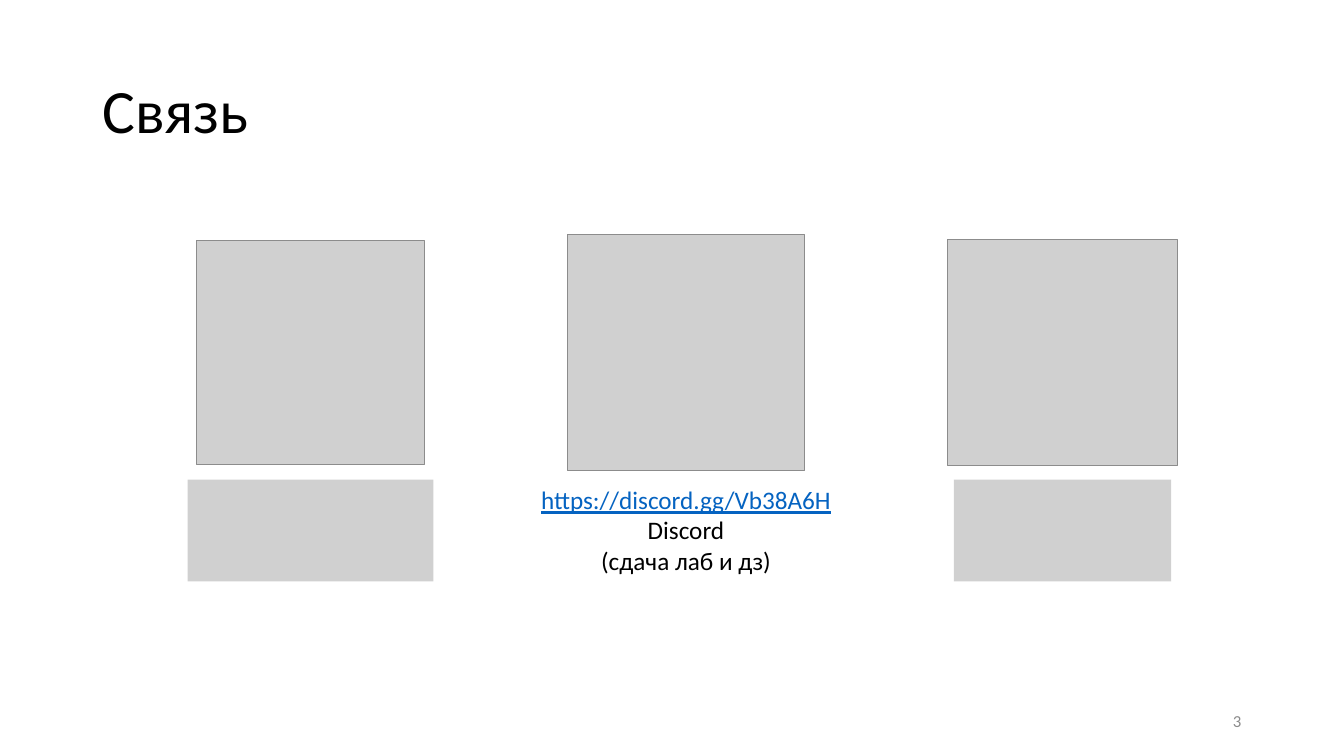
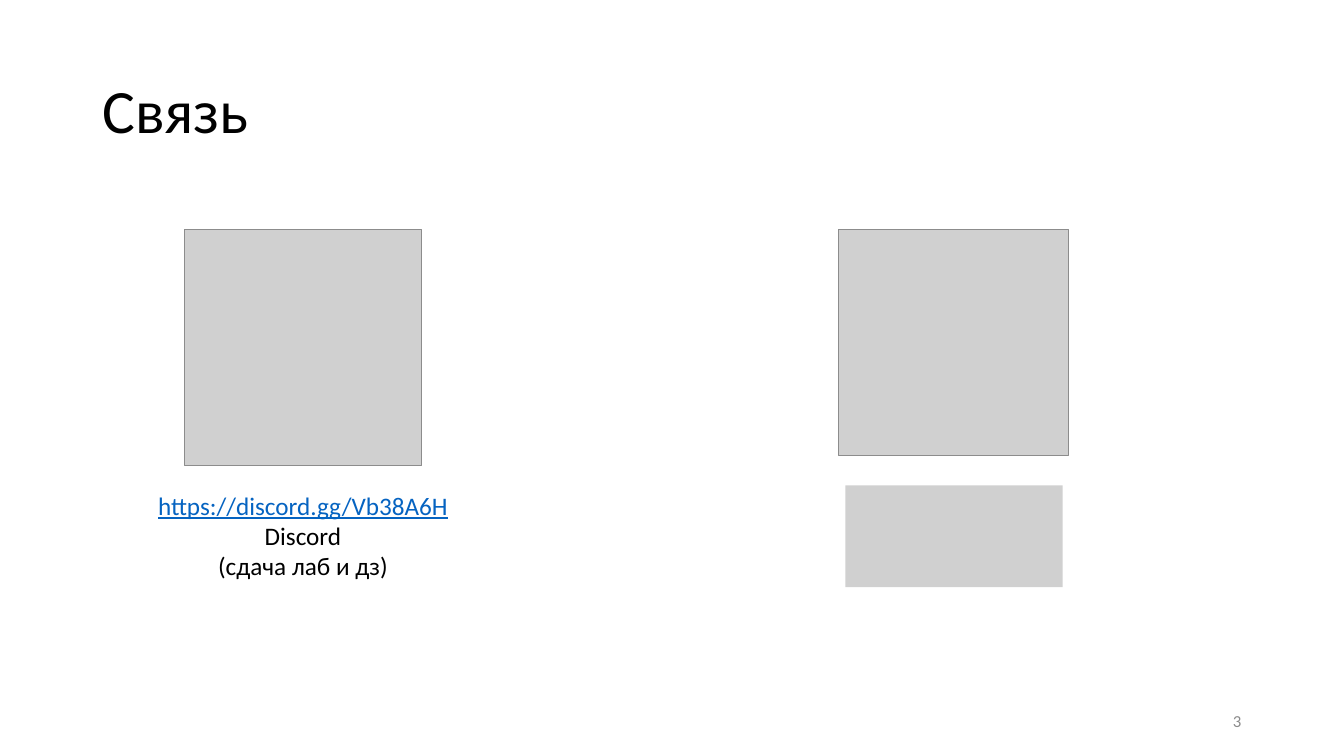
Before and after one commit to CryptoCourse/CryptoLectures, a slide deck: slide 3 of Lectures/Lecture1.pptx. Drawn at 1344x756 pixels with LibreOffice and Linux fonts; fonts in the diff are those of the drawing; grey boxes stand for pictures. Boxes give left, top, right and bottom in pixels: in the first picture for what was removed or moved away, otherwise in the second. Text is boxed around its words. In the diff, an @@ line names an element or a change of style, - is before the commit and + after.

```diff
--- a/Lectures/Lecture1.pptx
+++ b/Lectures/Lecture1.pptx
@@ picture: place and size @@
-picture at [568,235,805,471]
+picture at [185,230,421,466]
@@ picture: place and size @@
-picture at [948,240,1178,466]
+picture at [839,230,1069,456]
@@ picture removed at [197,241,424,465] @@
@@ text "https://discord.gg/Vb38A6H": place and size @@
-text "https://discord.gg/Vb38A6H" at [541,491,831,574]
+text "https://discord.gg/Vb38A6H" at [158,497,448,579]
@@ picture removed at [188,480,434,582] @@
@@ picture: place and size @@
-picture at [954,480,1171,582]
+picture at [846,485,1063,587]
```
Also in this commit, not shown: 4 other slides changed, 2 slides added.
